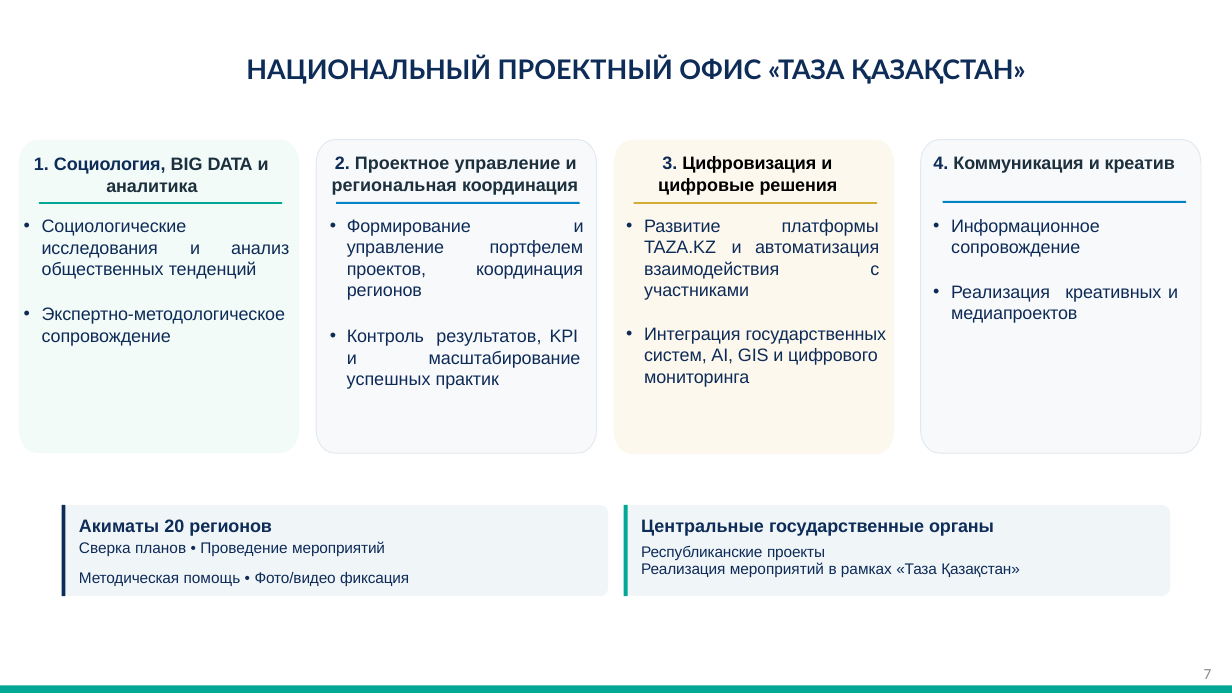
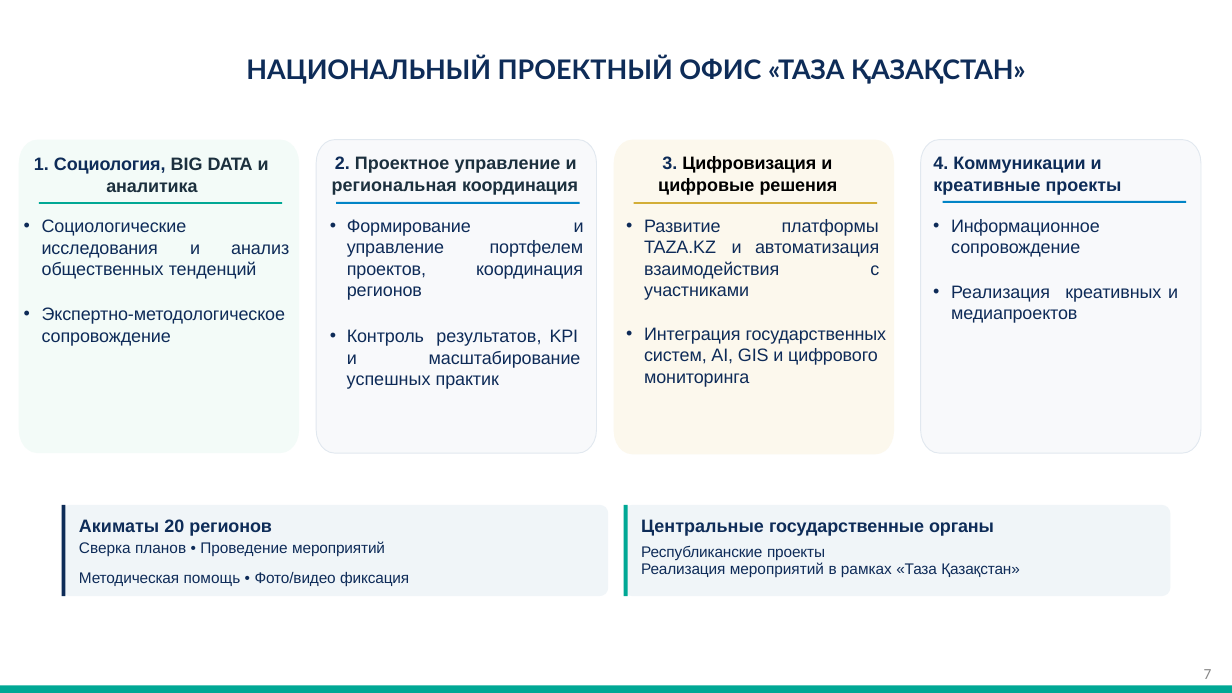
Before and after one commit to murat01042014/obsidian-vault, a slide deck: slide 7 of TAZA/_документы/Презентация Таза Қазақстан – Проектный офис.pptx. Drawn at 1232x693 pixels with LibreOffice and Linux fonts; fonts in the diff are those of the drawing. Boxes give left, top, right and bottom in pixels: in the first picture for what was removed or moved away, otherwise in the second. Text is boxed around its words. In the diff, an @@ line names an element or a change of style, - is before the commit and + after.

```diff
--- a/TAZA/_документы/Презентация Таза Қазақстан – Проектный офис.pptx
+++ b/TAZA/_документы/Презентация Таза Қазақстан – Проектный офис.pptx
@@ text at (933, 156, 1122, 195): text changed; text colour #1C303E to #0E2C58 @@
-4. Коммуникация и креатив
+4. Коммуникации и креативные проекты
```
Also in this commit, not shown: 1 other slide changed, 6 other files.
